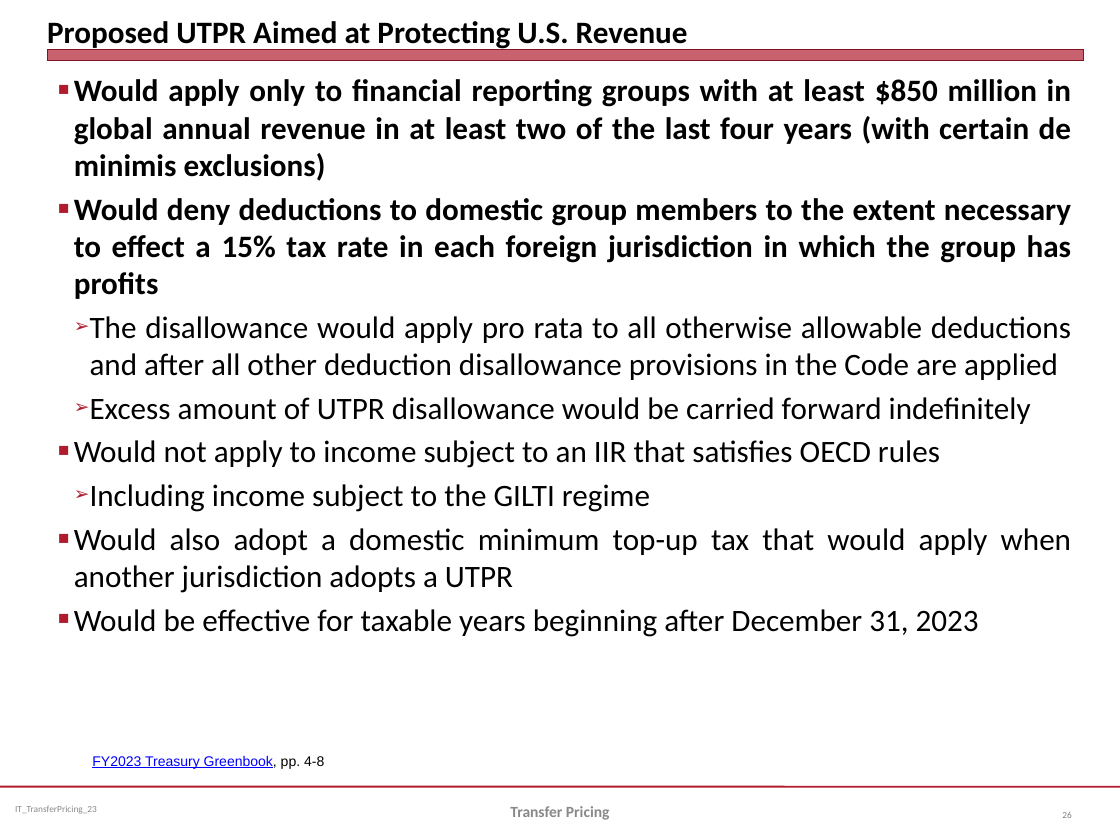
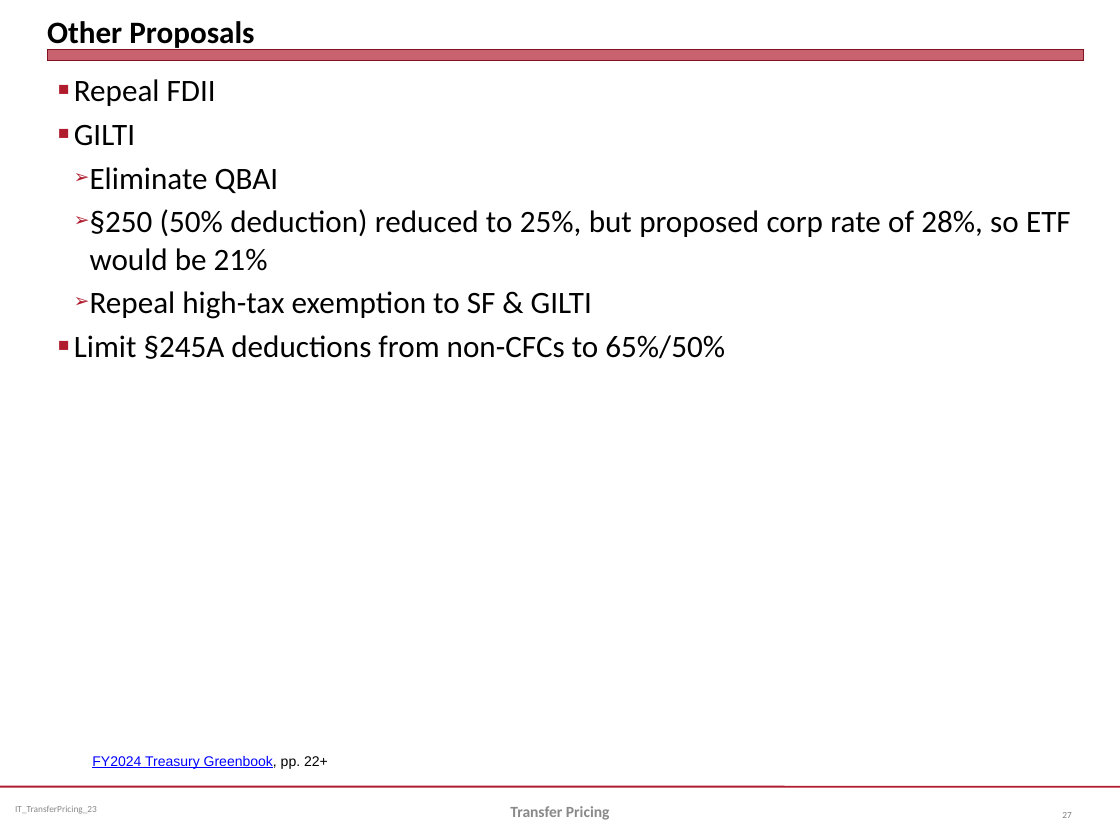
Before and after one commit to jmc877/International-Tax, a slide deck: slide 27 of slides/IT_TransferPricing_2023.pptx (slide 26 before the commit). Drawn at 1120x840 pixels with LibreOffice and Linux fonts; fonts in the diff are those of the drawing. Boxes give left, top, right and bottom in pixels: in the first picture for what was removed or moved away, otherwise in the second. Text is boxed around its words. In the diff, an @@ line names an element or a change of style, - is before the commit and + after.

```diff
--- a/slides/IT_TransferPricing_2023.pptx
+++ b/slides/IT_TransferPricing_2023.pptx
@@ title at bbox=[47, 21, 254, 51]: text changed @@
-Proposed UTPR Aimed at Protecting U.S. Revenue
+Other Proposals
@@ text at bbox=[74, 79, 1071, 359]: text changed @@
-■ Would apply only to financial reporting groups with at least $850 million in global annual revenue in at least two of the last four years (with certain de minimis exclusions)
-■ Would deny deductions to domestic group members to the extent necessary to effect a 15% tax rate in each foreign jurisdiction in which the group has profits
-  ➢ The disallowance would apply pro rata to all otherwise allowable deductions and after all other deduction disallowance provisions in the Code are applied
-  ➢ Excess amount of UTPR disallowance would be carried forward indefinitely
-■ Would not apply to income subject to an IIR that satisfies OECD rules
-  ➢ Including income subject to the GILTI regime
-■ Would also adopt a domestic minimum top-up tax that would apply when another jurisdiction adopts a UTPR
-■ Would be effective for taxable years beginning after December 31, 2023
+■ Repeal FDII
+■ GILTI
+  ➢ Eliminate QBAI
+  ➢ §250 (50% deduction) reduced to 25%, but proposed corp rate of 28%, so ETF would be 21%
+  ➢ Repeal high-tax exemption to SF & GILTI
+■ Limit §245A deductions from non-CFCs to 65%/50%
@@ text at bbox=[92, 756, 328, 769]: text changed @@
-FY2023 Treasury Greenbook, pp. 4-8
+FY2024 Treasury Greenbook, pp. 22+
@@ page number at bbox=[1062, 812, 1071, 818]: text changed @@
-26
+27
```
Also in this commit, not shown: 4 other slides changed, 1 slide added, 1 slide removed, 1 other file.
